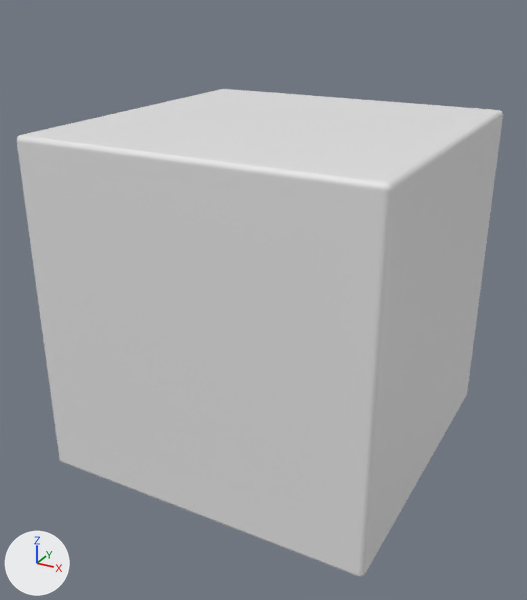
The Blender file Assets/Blender/PräsiProbe/Schranke die 2te.blend: old version first, new version second.
Rendered twice from a 50 mm lens placed at (1.9, -3.65, 2.72), pointed at (-0.58, 0.85, 0.47). The lights are fixed; the arrows at lower left show +X, +Y and +Z.
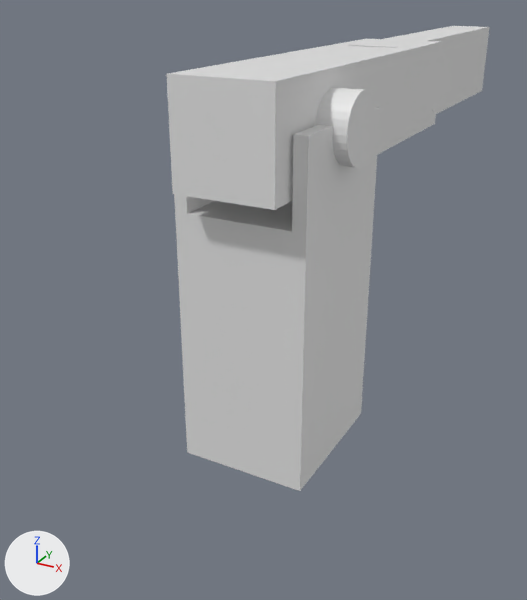
Commit message: ModellierungsProbe die 2te

What differs and where, as boxes (x1, y1, x2, y2) in the pictures (527 x 600 px):
'Cube', rescaled, modifiers changed (57% narrower, 21% shorter): before (17, 89, 503, 577); after (174, 107, 380, 491)
'Cylinder', added: after (167, 39, 443, 210)
    faces in mat_material (white #e7e7e7): (167, 39, 443, 210)
'Cylinder.001', added: after (349, 26, 489, 114)
    faces in mat_material (white #e7e7e7): (349, 26, 489, 114)

What the commit changed:
Mesh me_cube_005 is new.
It is a box spanning x -1.0..1.0, y -1.0..1.0, z -1.0..1.0.
Mesh me_cylinder_001 is new.
It has 136 vertices, 74 faces and spans x -1.5..1.5, y -3.16..10.0, z -1.0..1.0.
Faces by material slot: [66, 8].
It uses material mat_material (white #e7e7e7).
Mesh me_cube_006 is new.
It is a box spanning x -1.0..1.0, y -1.0..1.0, z -1.0..1.0.
Mesh me_cylinder_002 is new.
It is a 32-sided cylinder along z spanning x -1.0..1.0, y -1.0..1.0, z -1.0..1.0.
Object 'Cube' (ob_cube) loses its BEVEL modifier named 'Bevel'.
Modifier setting removed (it was width = 0.03).
Modifier setting removed (it was width_pct = 0.03).
Modifier setting removed (it was segments = 6).
Object 'Cube' (ob_cube) is rescaled from (1.0, 1.0, 1.0) to (0.4, 0.48, 1.04).
Object 'Cube' (ob_cube) gains a BOOLEAN modifier named 'BTool_Cube.003'.
Modifier setting: object = ob_cube_003.
Object 'Cube.003' (ob_cube_003) is new; it shows me_cube_005.
Its location is (0.0, 0.0, 1.85).
Its scale is (0.319, 1.0, 0.3).
Its visible camera is False.
Its visible diffuse is False.
Its visible glossy is False.
Its visible transmission is False.
Its hide render is True.
Object 'Cylinder.001' (ob_cylinder_001) is new; it shows me_cylinder_001.
Its location is (0.0, 2.0, 2.0).
Its rotation in degrees is (0, -90, 0).
Its scale is (0.2, 0.2, 0.288).
Object 'Cylinder' (ob_cylinder) is new; it shows a copy of me_cylinder_001.
Its location is (0.0, 0.0, 2.0).
Its rotation in degrees is (0, -90, 0).
Its scale is (0.2, 0.2, 0.48).
It gains a BOOLEAN modifier named 'BTool_Cube.001'.
Modifier setting: object = ob_cube_001.
It gains a BOOLEAN modifier named 'BTool_Cylinder.002'.
Modifier setting: object = ob_cylinder_002.
Object 'Cube.001' (ob_cube_001) is new; it shows me_cube_006.
Its location is (0.0, 1.906, 2.0).
Its scale is (0.18, 0.6, 1.0).
Its visible camera is False.
Its visible diffuse is False.
Its visible glossy is False.
Its visible transmission is False.
Its hide render is True.
Object 'Cylinder.002' (ob_cylinder_002) is new; it shows me_cylinder_002.
Its location is (0.0, 2.0, 2.0).
Its rotation in degrees is (0, 90, 0).
Its scale is (0.215, 0.215, 0.323).
Its visible camera is False.
Its visible diffuse is False.
Its visible glossy is False.
Its visible transmission is False.
Its hide render is True.
